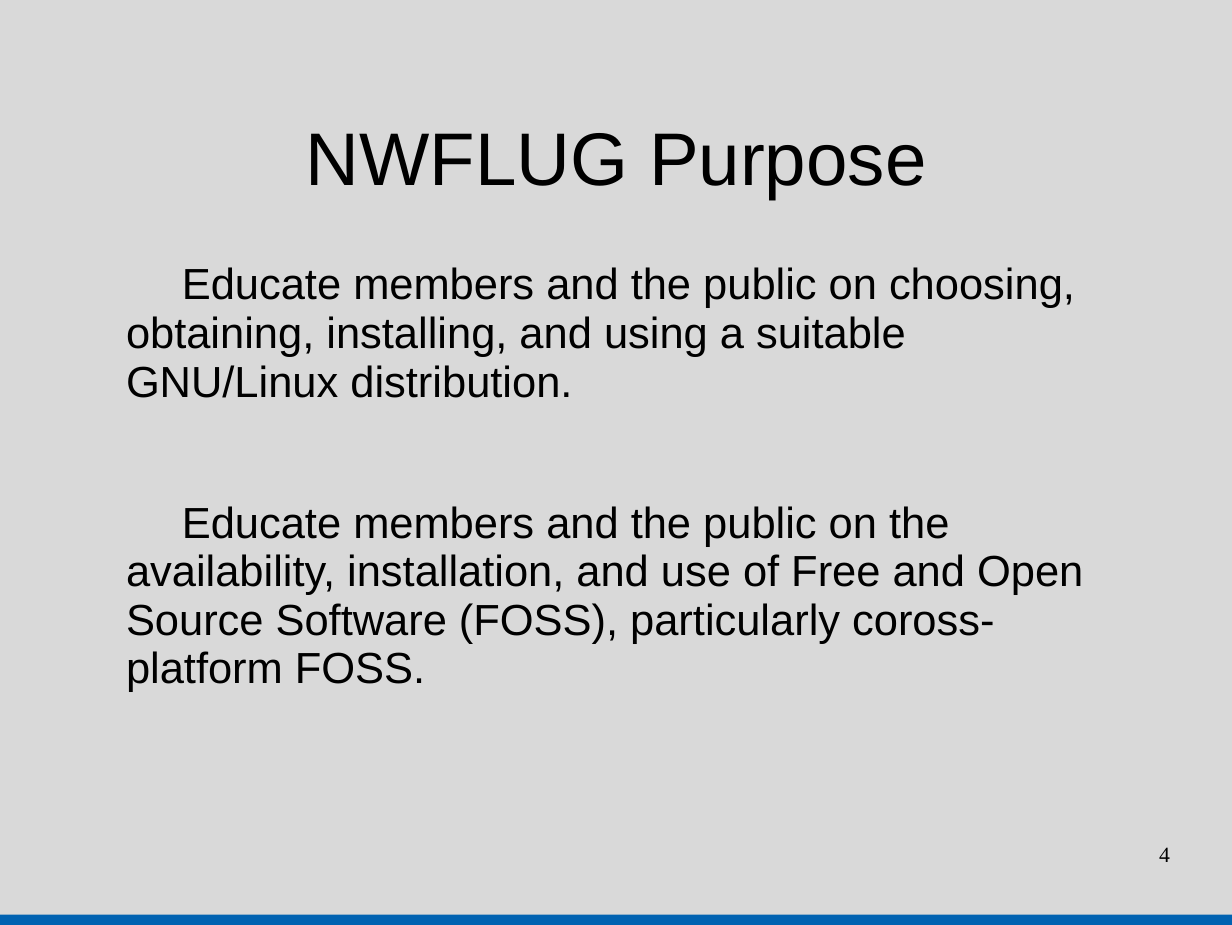
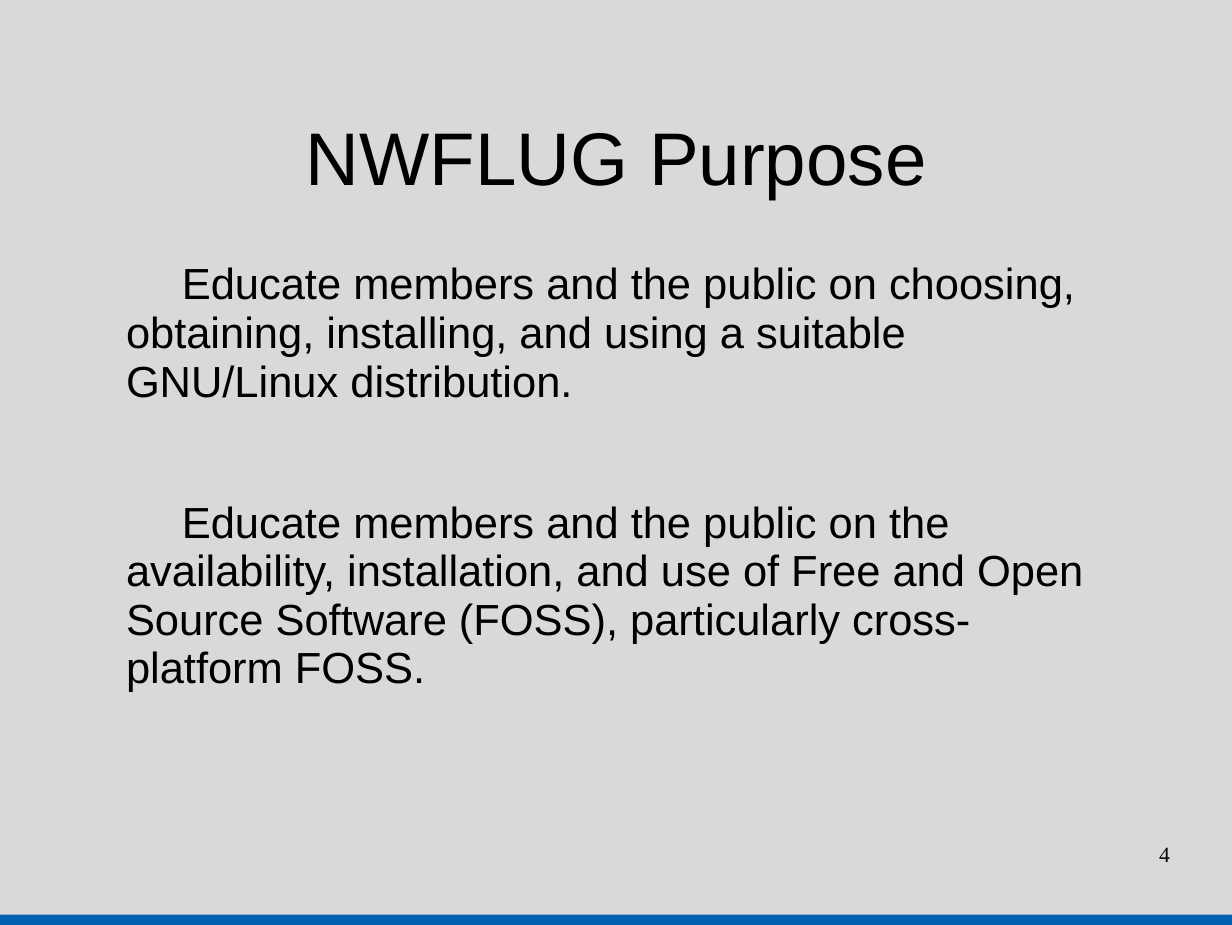
Before and after one commit to tbrowder/nwflug, a slide deck: slide 4 of NWFLUG/mtg-2014-04-07/main.pptx. Drawn at 1232x925 pixels with LibreOffice and Linux fonts; fonts in the diff are those of the drawing. Boxes give left, top, right and bottom in pixels: in the first picture for what was removed or moved away, otherwise in the second. Text is boxed around its words. In the diff, an @@ line names an element or a change of style, - is before the commit and + after.

Commit message:
correct typo

```diff
--- a/NWFLUG/mtg-2014-04-07/main.pptx
+++ b/NWFLUG/mtg-2014-04-07/main.pptx
@@ text at <box>126,506,1083,692</box>: text changed @@
-Educate members and the public on the availability, installation, and use of Free and Open Source Software (FOSS), particularly coross-platform FOSS.
+Educate members and the public on the availability, installation, and use of Free and Open Source Software (FOSS), particularly cross-platform FOSS.
```
